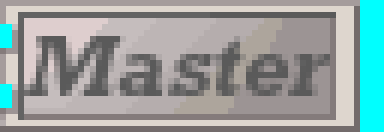
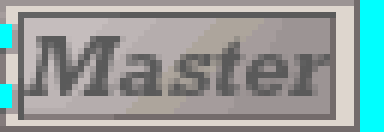
Layers edited between the first and the second 384 × 132 image:
painted on "Master" over [36,36,276,96]
painted on "6.bmp" over [0,0,360,126]
